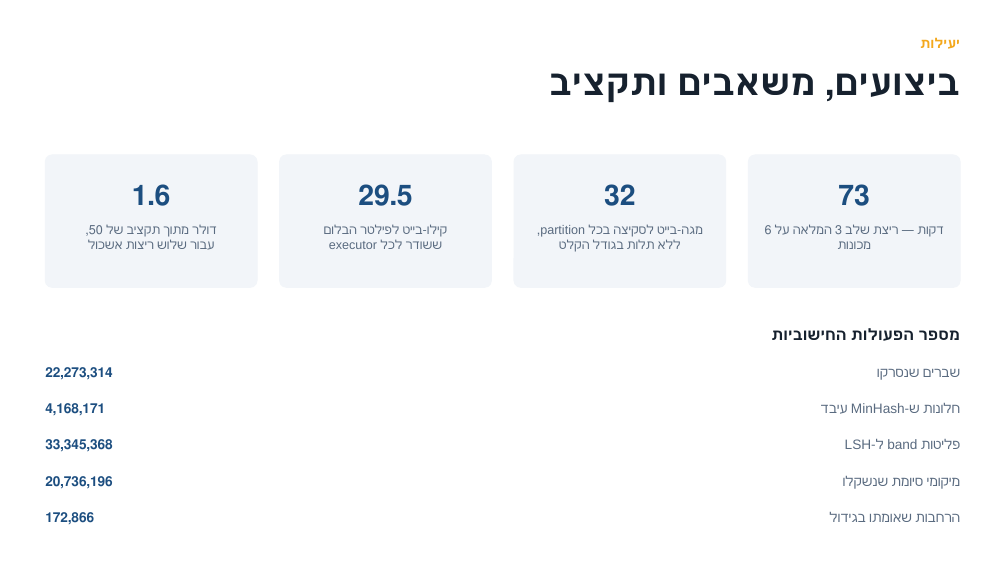
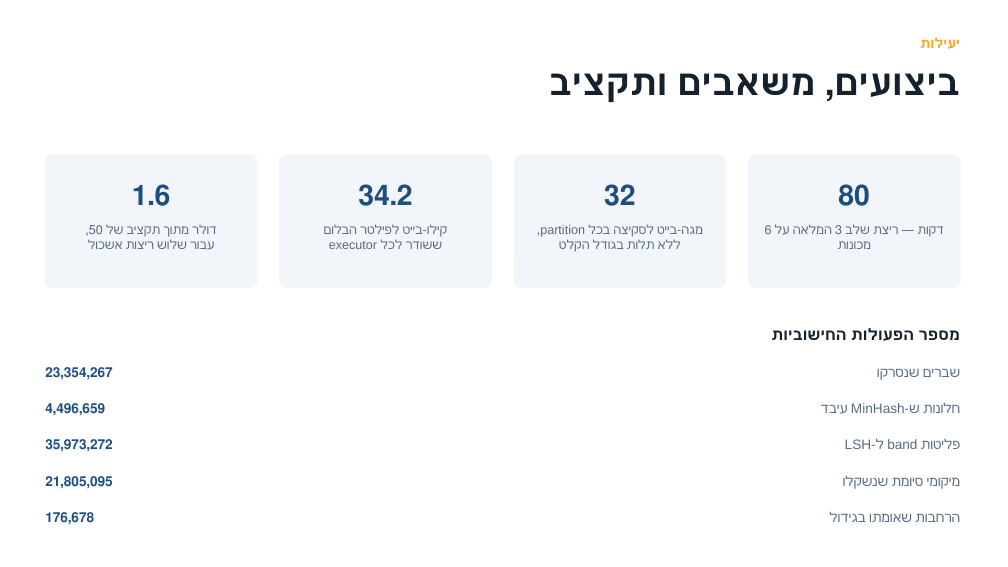
Before and after one commit to Omri5790/porto-taxi-project, a slide deck: slide 12 of output/porto_defence_he.pptx. Drawn at 1008x567 pixels with LibreOffice and Linux fonts; fonts in the diff are those of the drawing. Boxes give left, top, right and bottom in pixels: in the first picture for what was removed or moved away, otherwise in the second. Text is boxed around its words. In the diff, an @@ line names an element or a change of style, - is before the commit and + after.

```diff
--- a/output/porto_defence_he.pptx
+++ b/output/porto_defence_he.pptx
@@ text at bbox=[358, 184, 412, 206]: text changed @@
-29.5
+34.2
@@ text at bbox=[838, 184, 870, 206]: text changed @@
-73
+80
@@ text at bbox=[45, 367, 112, 380]: text changed @@
-22,273,314
+23,354,267
@@ text at bbox=[45, 403, 105, 415]: text changed @@
-4,168,171
+4,496,659
@@ text at bbox=[45, 439, 112, 452]: text changed @@
-33,345,368
+35,973,272
@@ text at bbox=[45, 476, 112, 489]: text changed @@
-20,736,196
+21,805,095
@@ text at bbox=[45, 512, 94, 524]: text changed @@
-172,866
+176,678
```
Also in this commit, not shown: 10 other slides changed, 20 other files.
